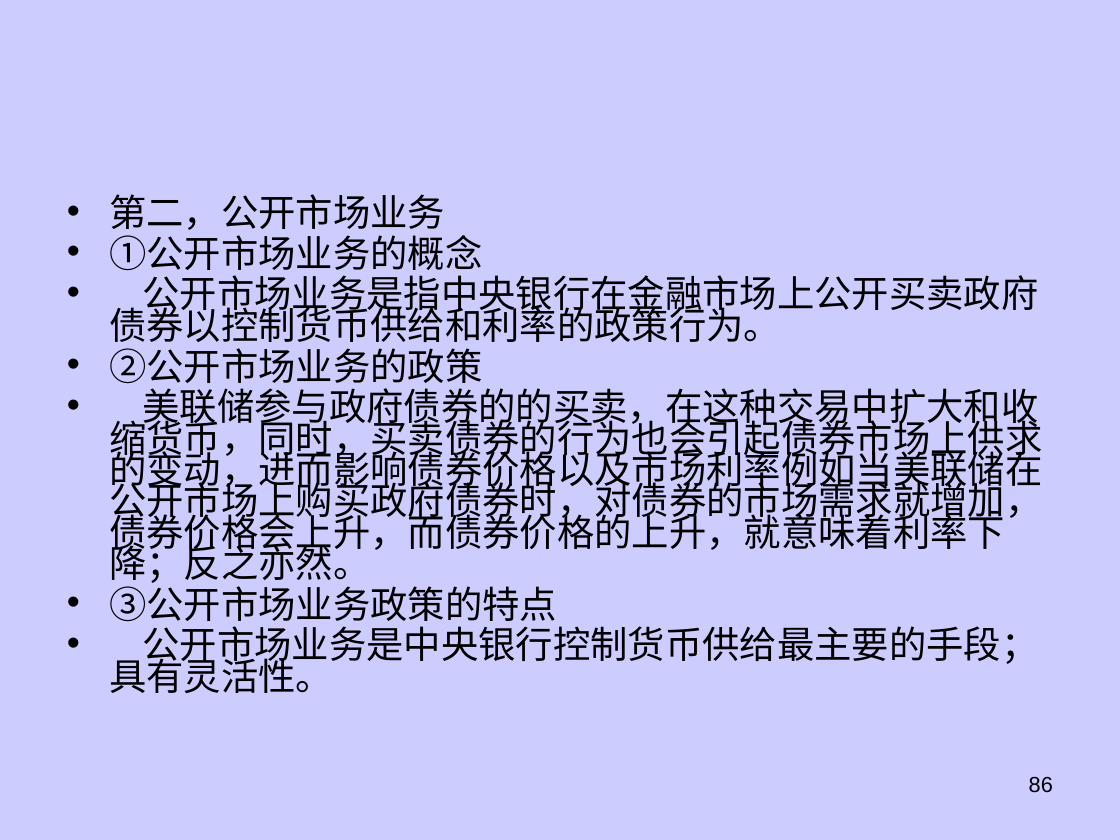
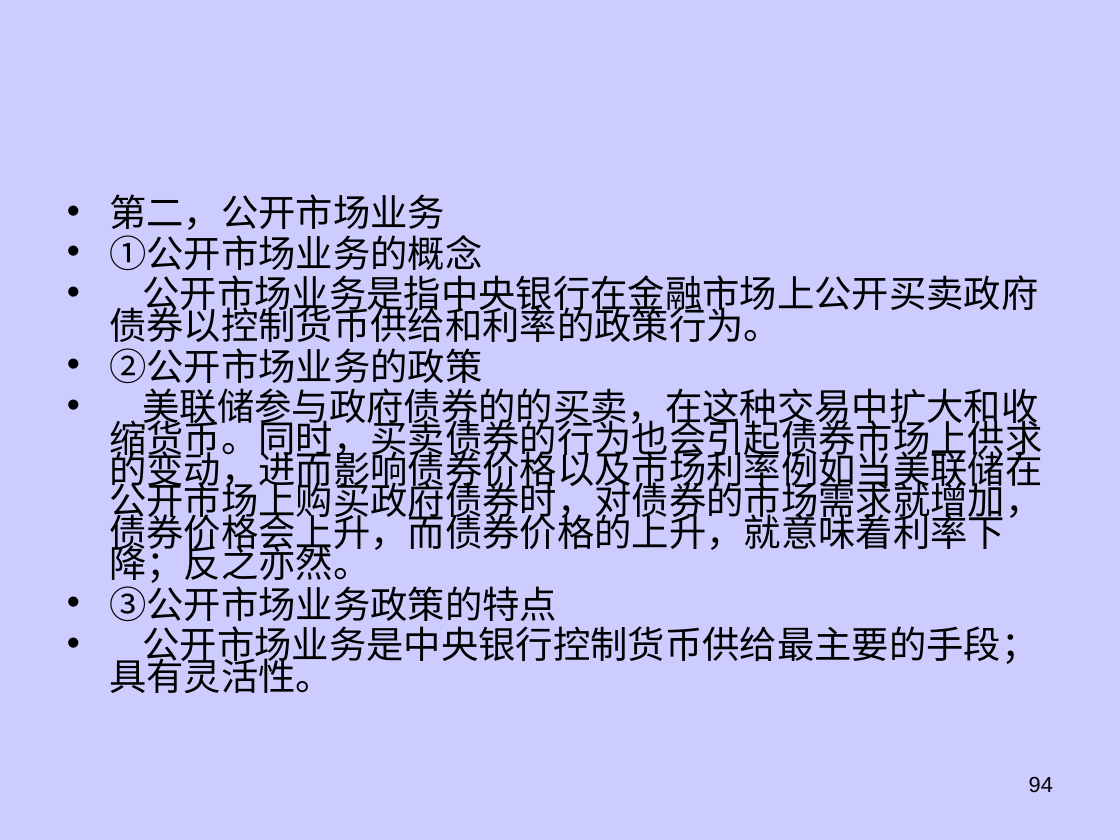
Before and after one commit to dhndzwxj/Teaching_assistant, a slide deck: slide 94 of 宏观原理课件/第6章宏观经济政策新.ppt (slide 86 before the commit). Drawn at 1120x840 pixels with LibreOffice and Linux fonts; fonts in the diff are those of the drawing. Boxes give left, top, right and bottom in pixels: in the first picture for what was removed or moved away, otherwise in the second. Text is boxed around its words. In the diff, an @@ line names an element or a change of style, - is before the commit and + after.

```diff
--- a/宏观原理课件/第6章宏观经济政策新.ppt
+++ b/宏观原理课件/第6章宏观经济政策新.ppt
@@ text at <box>109,382,1042,587</box>: text changed @@
-• 美联储参与政府债券的的买卖，在这种交易中扩大和收缩货币，同时，买卖债券的行为也会引起债券市场上供求的变动，进而影响债券价格以及市场利率例如当美联储在公开市场上购买政府债券时，对债券的市场需求就增加，债券价格会上升，而债券价格的上升，就意味着利率下降；反之亦然。
+• 美联储参与政府债券的的买卖，在这种交易中扩大和收缩货币。同时，买卖债券的行为也会引起债券市场上供求的变动，进而影响债券价格以及市场利率例如当美联储在公开市场上购买政府债券时，对债券的市场需求就增加，债券价格会上升，而债券价格的上升，就意味着利率下降；反之亦然。
@@ page number at <box>1029,776,1053,793</box>: text changed @@
-86
+94
```
Also in this commit, not shown: 41 other slides changed, 11 slides added, 4 slides removed, 2 other files.
